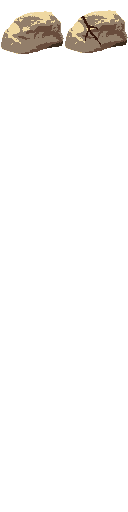
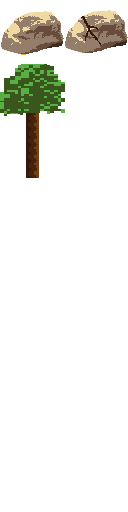
Revision of a layered 128×512 image; what changed, layer by layer:
added layer "terrain-objects.png" above "Pasted Layer" over <box>0,54,65,178</box>
